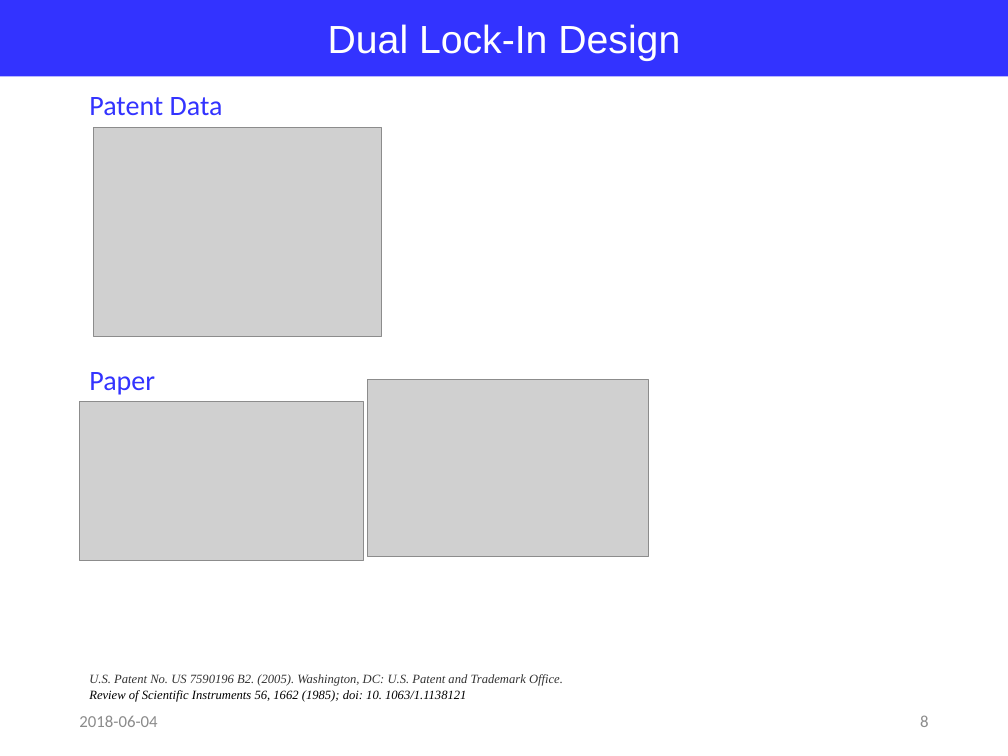
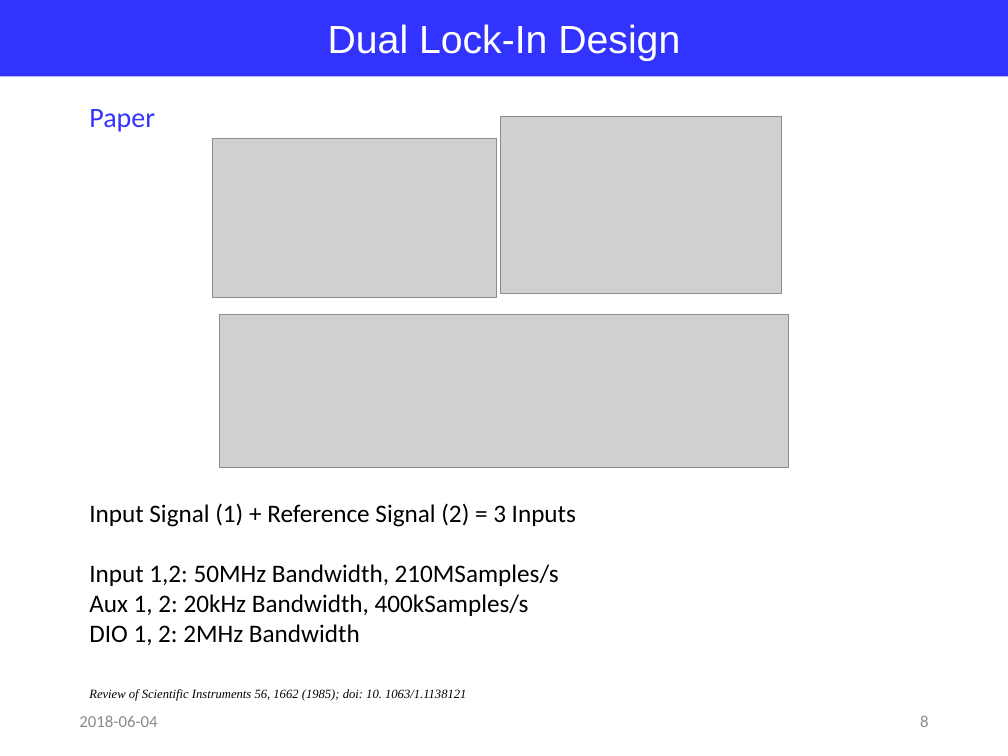
Before and after one commit to jglee96/NBTP_Lab, a slide deck: slide 8 of 랩미팅/201806/180604 Zurich Lock-In(Jong).pptx. Drawn at 1008x756 pixels with LibreOffice and Linux fonts; fonts in the diff are those of the drawing; grey boxes stand for pictures. Boxes give left, top, right and bottom in pixels: in the first picture for what was removed or moved away, otherwise in the second. Text is boxed around its words. In the diff, an @@ line names an element or a change of style, - is before the commit and + after.

```diff
--- a/랩미팅/201806/180604 Zurich Lock-In(Jong).pptx
+++ b/랩미팅/201806/180604 Zurich Lock-In(Jong).pptx
@@ text "Paper": place and size @@
-text "Paper" at <box>89,372,155,395</box>
+text "Paper" at <box>89,109,155,132</box>
@@ text removed at <box>89,97,223,115</box> @@
-Patent Data
@@ picture: place and size @@
-picture at <box>368,380,649,557</box>
+picture at <box>501,116,782,293</box>
@@ picture removed at <box>94,127,382,337</box> @@
@@ picture: place and size @@
-picture at <box>80,401,364,559</box>
+picture at <box>213,138,497,296</box>
@@ picture added at <box>220,314,789,468</box> @@
@@ text added at <box>89,503,576,645</box>, 18 pt, text #000000 @@
+Input Signal (1) + Reference Signal (2) = 3 Inputs
+Input 1,2: 50MHz Bandwidth, 210MSamples/s
+Aux 1, 2: 20kHz Bandwidth, 400kSamples/s
+DIO 1, 2: 2MHz Bandwidth
@@ text "Review of Scientific Instruments 56, ...": place and size @@
-text "Review of Scientific Instruments 56, ..." at <box>89,674,563,702</box>
+text "Review of Scientific Instruments 56, ..." at <box>89,689,466,701</box>
@@ text at <box>89,674,563,686</box>: paragraph removed @@
-U.S. Patent No. US 7590196 B2. (2005). Washington, DC: U.S. Patent and Trademark Office.
```
Also in this commit, not shown: 2 other slides changed, 5 other files.
